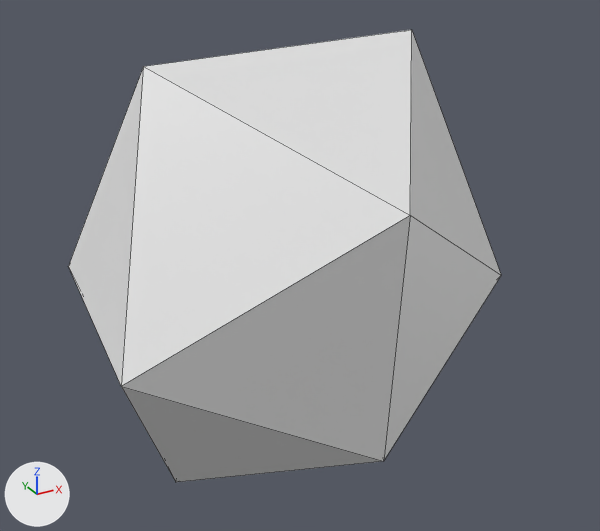
Renders of the OBJ model ros2_ws/src/mooncar_gazebo/models/terrain_v2/boulder.obj from each side of a commit.
Rendered twice from a camera (50 mm lens) standing at (-1.49, -2.83, 1.42) and looking at (0.06, -0.02, 0.02). Lighting does not change. The marker at lower left points along +X, +Y and +Z. The older version comes first. Mesh edges are drawn as thin lines. Where no turn or scale is listed for an object, it has been applied to the vertices. Vertices at exactly the same position are counted once.

Objects in the first picture: 'boulder'.
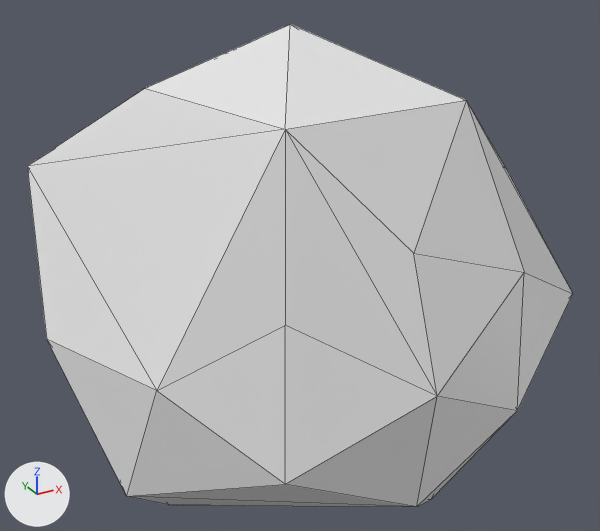
Diff of the bpy script that builds the scene:
```diff
--- a/ros2_ws/src/mooncar_gazebo/models/terrain_v2/boulder.obj.py
+++ b/ros2_ws/src/mooncar_gazebo/models/terrain_v2/boulder.obj.py
@@ me_boulder @@
 # used by ob_boulder; location = (0.0, 0.0, 0.0)
-me_boulder.from_pydata(...)  # 12 vertices, 20 faces; spans x -0.89..0.84, y -0.84..0.93, z -0.88..0.94
+me_boulder.from_pydata(...)  # 36 vertices, 68 faces; spans x -1.0..1.0, y -1.0..1.0, z -1.0..1.0
+# me_boulder part 1: the whole mesh is rebuilt
```

Pixel boxes [x1, y1, x2, y2] of what changed, in the pictures (600 x 531 px):
'boulder', reshaped (26% wider, 7% taller): before [68, 30, 501, 482]; after [27, 24, 573, 507]
